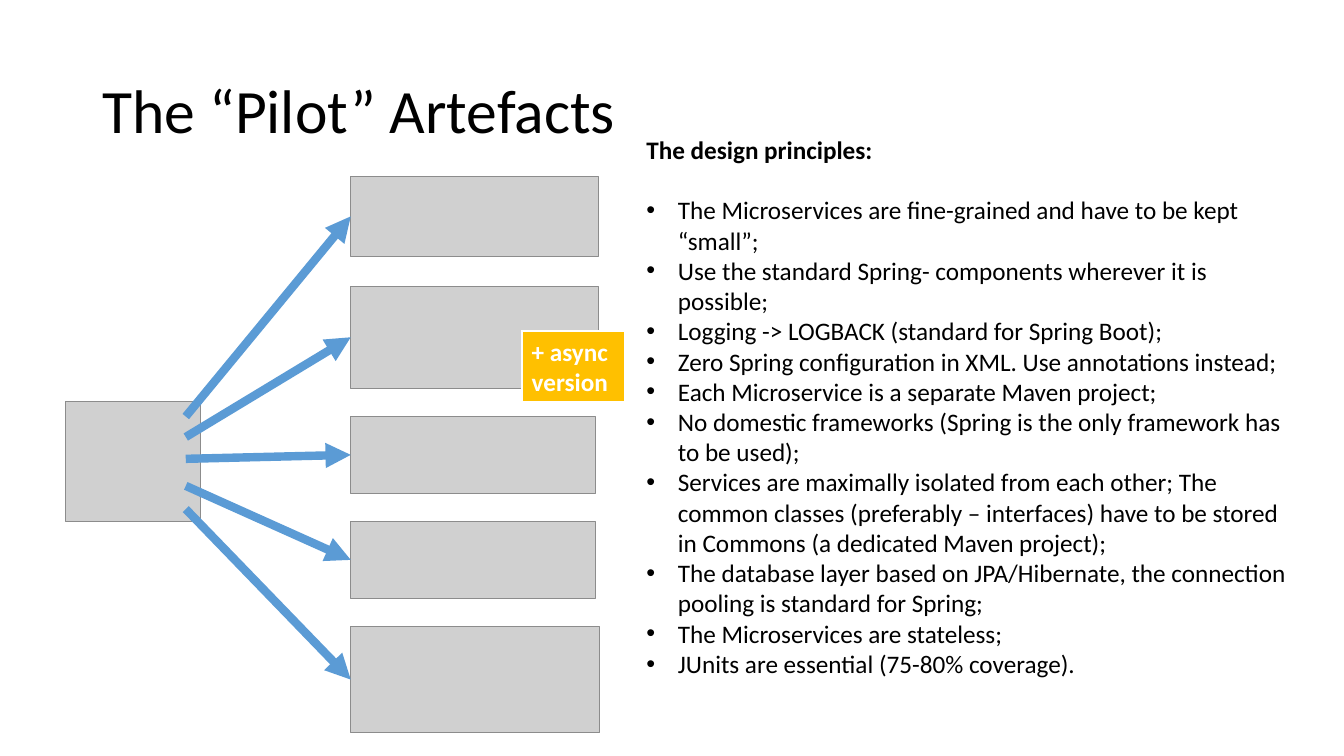
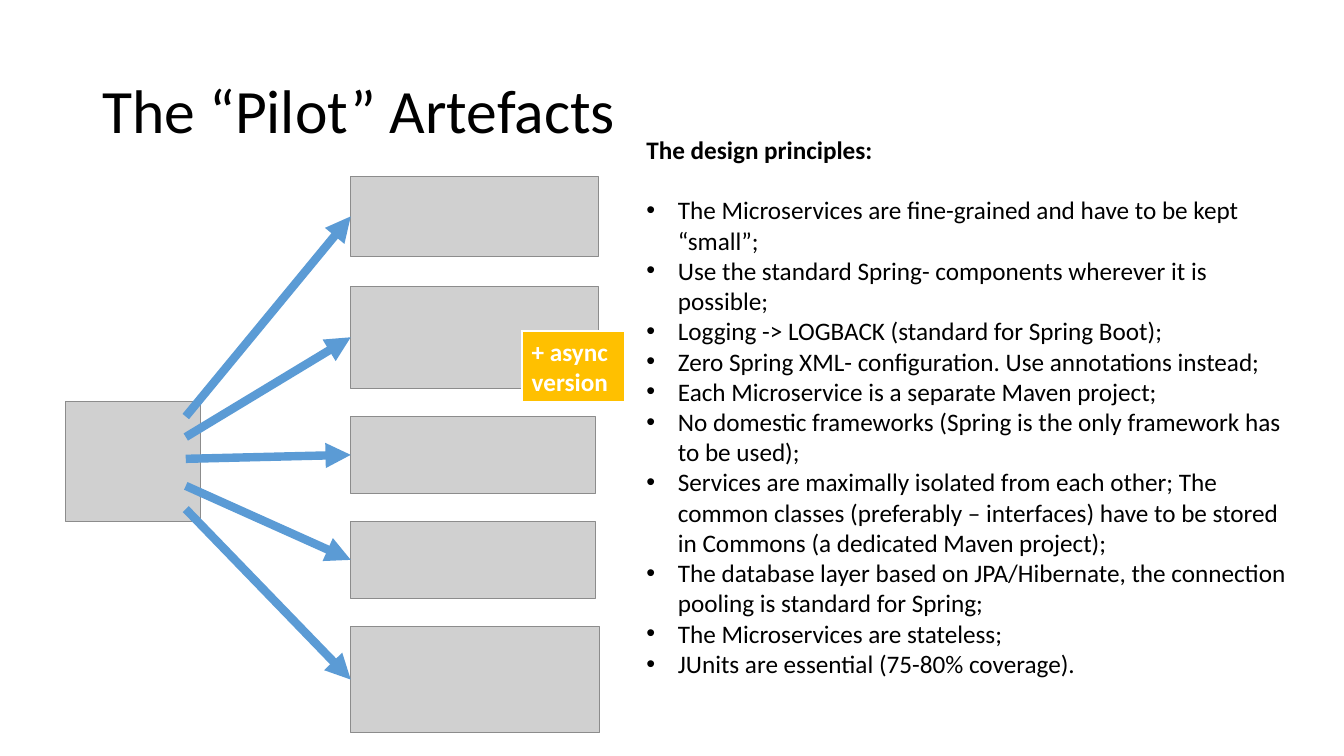
Before and after one commit to antonnazarov/altron-pilot, a slide deck: slide 8 of doc/altron-ms-demo-20190802.pptx. Drawn at 1344x756 pixels with LibreOffice and Linux fonts; fonts in the diff are those of the drawing; grey boxes stand for pictures. Boxes give left, top, right and bottom in pixels: in the first picture for what was removed or moved away, otherwise in the second. Text is boxed around its words. In the diff, an @@ line names an element or a change of style, - is before the commit and + after.

Commit message:
Demo file, fixed version

```diff
--- a/doc/altron-ms-demo-20190802.pptx
+++ b/doc/altron-ms-demo-20190802.pptx
@@ text at [678, 353, 1259, 376]: text changed @@
-• Zero Spring configuration in XML. Use annotations instead;
+• Zero Spring XML- configuration. Use annotations instead;
```
